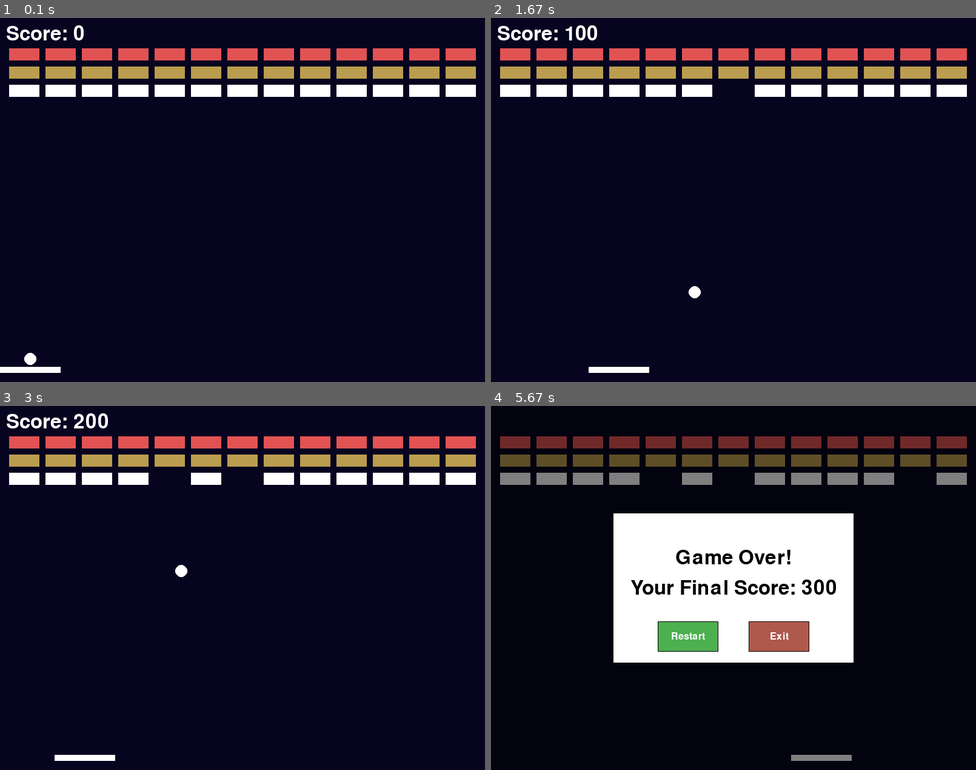
Above: before the commit, frames 1-4 (two rows, left to right).
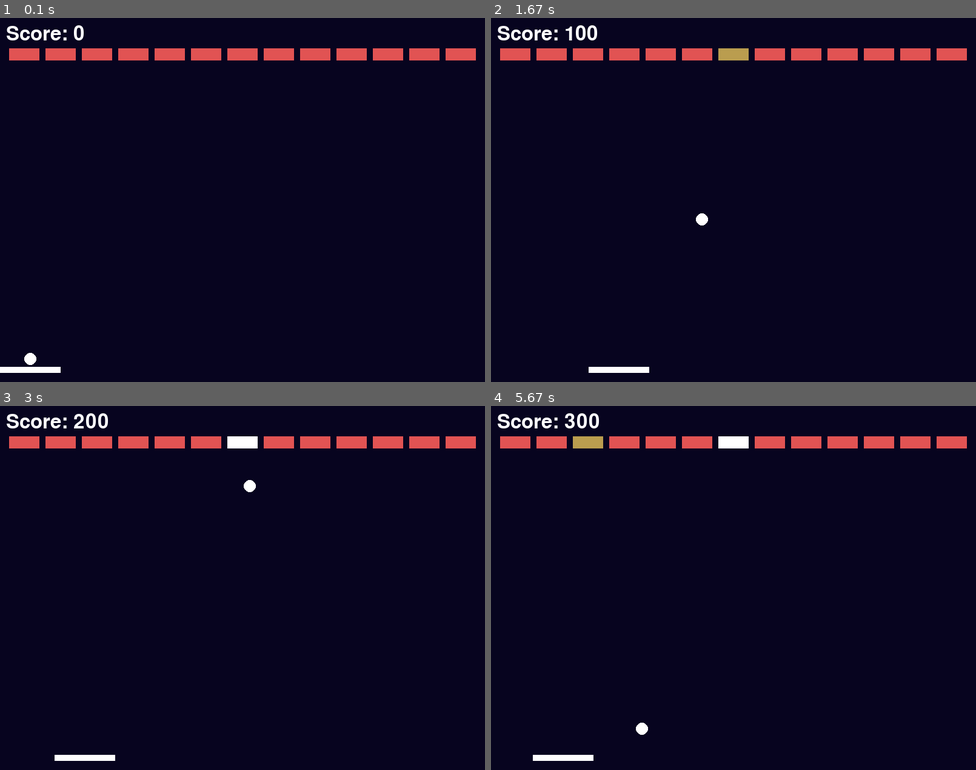
Above: after the commit, the same moments.

Repository: gnikkoch96/pygame-projects
Game: pygame game, started from brick_breaker/main.py
The game is run twice, just before and just after one commit, with the same random seed, the same clock (stepped at 60 frames per second) and the same inputs.
Inputs (mouse positions are in pixels of both pictures, inside the frame that each line leads up to):
- Up to frame 1 (0.1 s): no input
- Up to frame 2 (1.67 s): click (733, 200) at 0.38 s; click (782, 280) at 0.72 s; click (912, 327) at 1.05 s; click (617, 127) at 1.38 s
- Up to frame 3 (3 s): click (242, 631) at 1.72 s; click (164, 467) at 2.05 s; click (412, 682) at 2.38 s; click (87, 624) at 2.72 s
- Up to frame 4 (5.67 s): click (592, 518) at 3.05 s; click (617, 653) at 3.38 s; click (908, 671) at 3.72 s; click (588, 722) at 4.05 s; click (583, 609) at 4.38 s; click (762, 689) at 4.72 s; click (820, 708) at 5.05 s; click (563, 715) at 5.38 s

The runs differ from the first frame. In frame 1, 5.4% of the frame differs, in the area x 1-99%, y 13-22%; in frame 2, 5.5%; in frame 3, 5.3%; in frame 4, 29%, in the area x 1-99%, y 2-98%.

Commit message:
fix: player lives decreasing quickly after restarting game

Diff:
--- a/brick_breaker/utils/dialogs.py
+++ b/brick_breaker/utils/dialogs.py
@@ -86,6 +86,7 @@
                 if mouse_x >= retry_button_x and mouse_x <= (retry_button_x + button_width) and mouse_y >= retry_button_y and mouse_y <= (retry_button_y + button_height):
                     # reset game state
                     game_state.reset()
+
                     waiting = False
 
                 # clicked on exit button
--- a/brick_breaker/utils/game_state.py
+++ b/brick_breaker/utils/game_state.py
@@ -9,6 +9,16 @@
     def __init__(self):
         self.score = 0
         self.running = True
+        self.level = 1
         self.ball: Ball = Ball(0, 0)
         self.player: Player = Player(SCREEN_WIDTH //2, SCREEN_HEIGHT - 25, self.ball)
-        self.bricks: List[Brick] = generate_bricks_by_row(3)
+        self.bricks: List[Brick] = generate_bricks_by_row(self.level)
+
+    def reset(self):
+        self.score = 0
+        self.running = True
+
+        self.player.reset_ball()
+        self.player.lives = 3
+
+        self.bricks: List[Brick] = generate_bricks_by_row(self.level)
